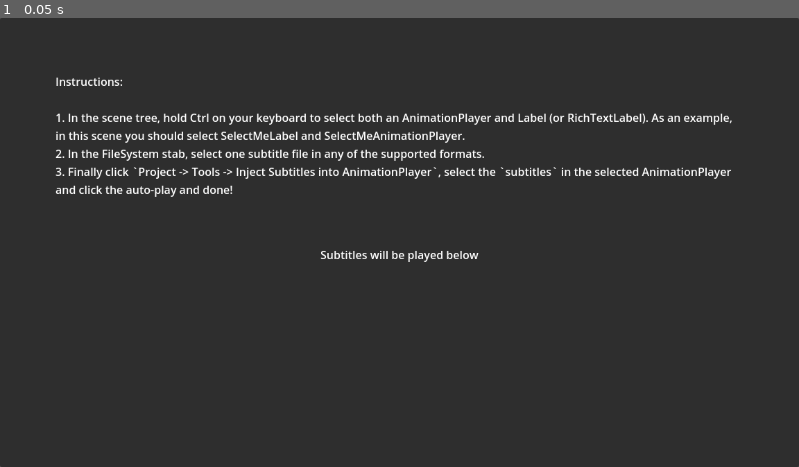
Above: before the commit, frame 1.
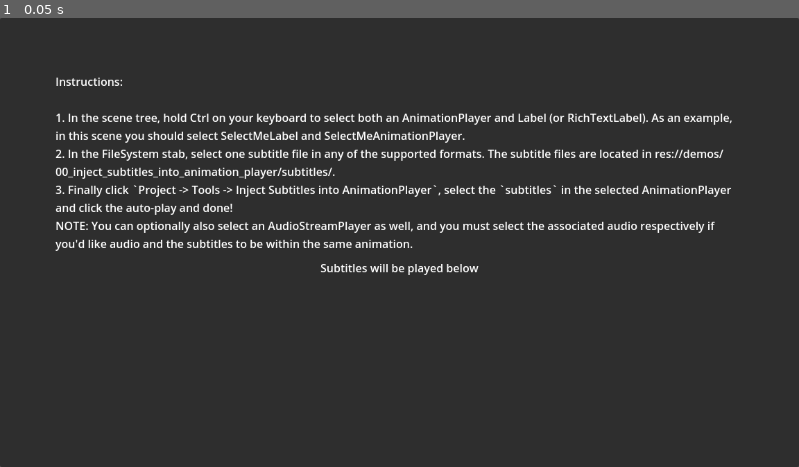
Above: after the commit, the same moment.

Repository: Rubonnek/subtitles-importer
Game: Godot game, scene res://demos/00_inject_subtitles_into_animation_player/inject_subtitles_into_animation_player.tscn
The game is run twice, just before and just after one commit, with the same random seed, the same clock (stepped at 60 frames per second) and the same inputs.
Inputs:
- Up to frame 1 (0.05 s): no input

The runs differ from the first frame. In frame 1, 3.9% of the frame differs, in the area x 6-92%, y 29-58%.

Commit message:
Update subtitles injection demo

Diff:
--- a/demos/00_inject_subtitles_into_animation_player/inject_subtitles_into_animation_player.tscn
+++ b/demos/00_inject_subtitles_into_animation_player/inject_subtitles_into_animation_player.tscn
@@ -28,8 +28,9 @@
 text = "Instructions:
 
 1. In the scene tree, hold Ctrl on your keyboard to select both an AnimationPlayer and Label (or RichTextLabel). As an example, in this scene you should select SelectMeLabel and SelectMeAnimationPlayer.
-2. In the FileSystem stab, select one subtitle file in any of the supported formats.
+2. In the FileSystem stab, select one subtitle file in any of the supported formats. The subtitle files are located in res://demos/00_inject_subtitles_into_animation_player/subtitles/.
 3. Finally click `Project -> Tools -> Inject Subtitles into AnimationPlayer`, select the `subtitles` in the selected AnimationPlayer and click the auto-play and done!
+NOTE: You can optionally also select an AudioStreamPlayer as well, and you must select the associated audio respectively if you'd like audio and the subtitles to be within the same animation.
 "
 autowrap_mode = 3
 
